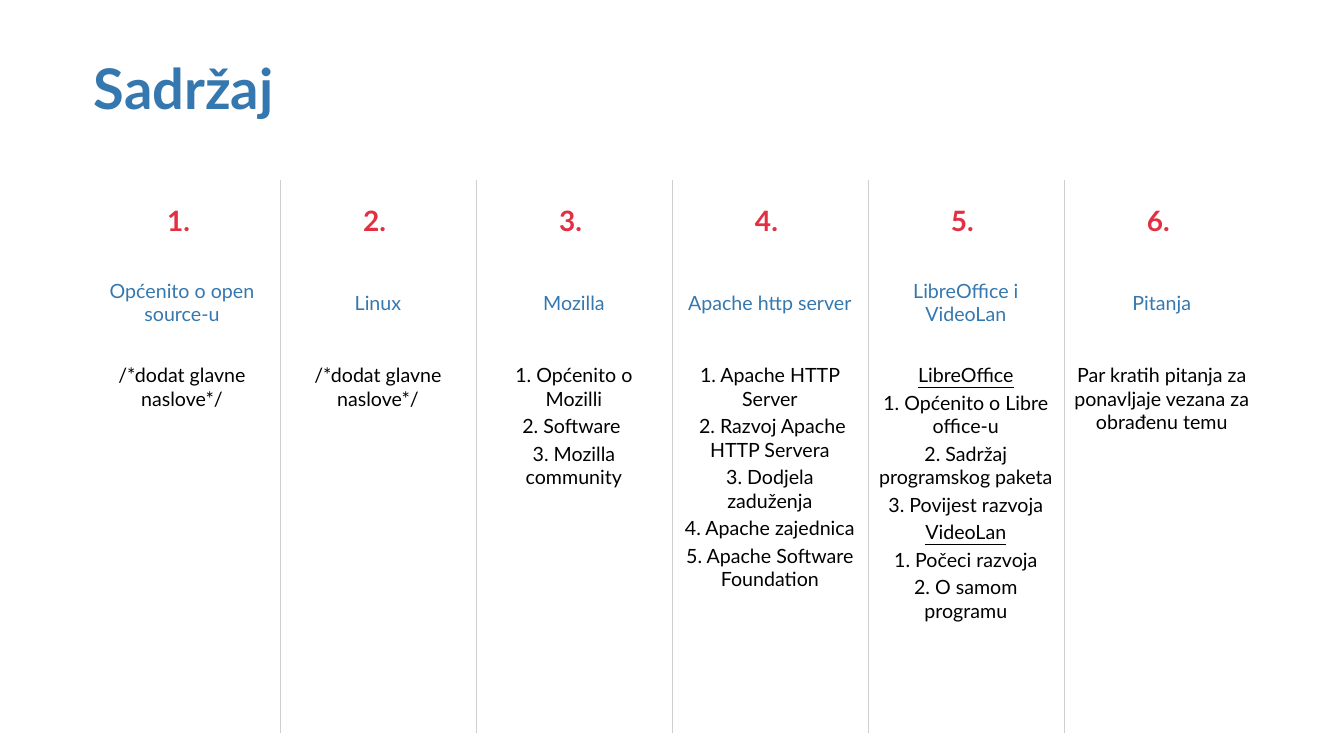
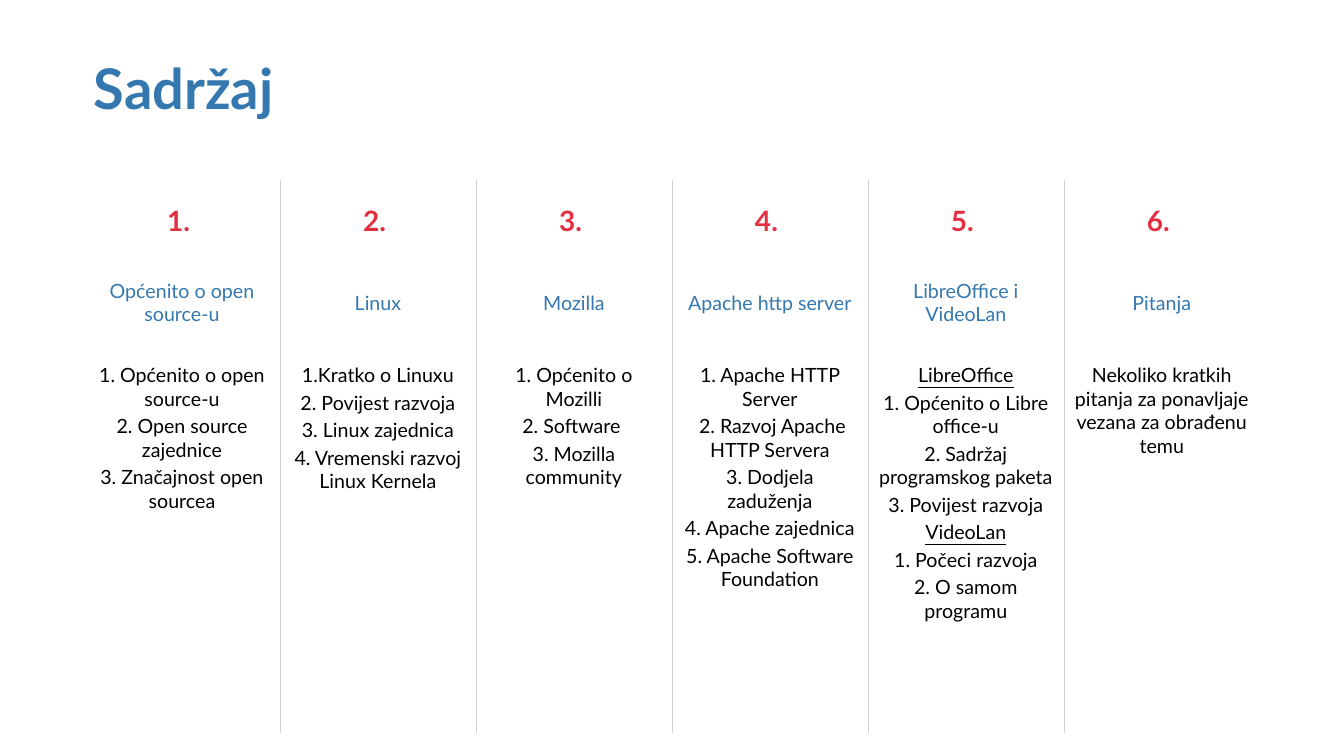
Before and after one commit to CvetkovskiIvor/ProgramskoInzenjerstvoSeminar, a slide deck: slide 2 of Open Source Prezentacija.pptx. Drawn at 1344x756 pixels with LibreOffice and Linux fonts; fonts in the diff are those of the drawing; background and template pictures are left out. Boxes give left, top, right and bottom in pixels: in the first picture for what was removed or moved away, otherwise in the second. Text is boxed around its words. In the diff, an @@ line names an element or a change of style, - is before the commit and + after.

```diff
--- a/Open Source Prezentacija.pptx
+++ b/Open Source Prezentacija.pptx
@@ table at [84,179,1257,756] @@
-row 3: /*dodat glavne naslove*/ | /*dodat glavne naslove*/ | 1. Općenito o Mozilli / 2. Software / 3. Mozilla community | 1. Apache HTTP Server / 2. Razvoj Apache HTTP Servera / 3. Dodjela zaduženja / 4. Apache zajednica / 5. Apache Software Foundation | LibreOffice / 1. Općenito o Libre office-u / 2. Sadržaj programskog paketa / 3. Povijest razvoja / VideoLan / 1. Počeci razvoja / 2. O samom programu | Par kratih pitanja za ponavljaje vezana za obrađenu temu
+row 3: 1. Općenito o open source-u / 2. Open source zajednice / 3. Značajnost open sourcea | 1.Kratko o Linuxu / 2. Povijest razvoja / 3. Linux zajednica / 4. Vremenski razvoj Linux Kernela | 1. Općenito o Mozilli / 2. Software / 3. Mozilla community | 1. Apache HTTP Server / 2. Razvoj Apache HTTP Servera / 3. Dodjela zaduženja / 4. Apache zajednica / 5. Apache Software Foundation | LibreOffice / 1. Općenito o Libre office-u / 2. Sadržaj programskog paketa / 3. Povijest razvoja / VideoLan / 1. Počeci razvoja / 2. O samom programu | Nekoliko kratkih pitanja za ponavljaje vezana za obrađenu temu
```
Also in this commit, not shown: 24 other slides changed, 1 slide removed.
